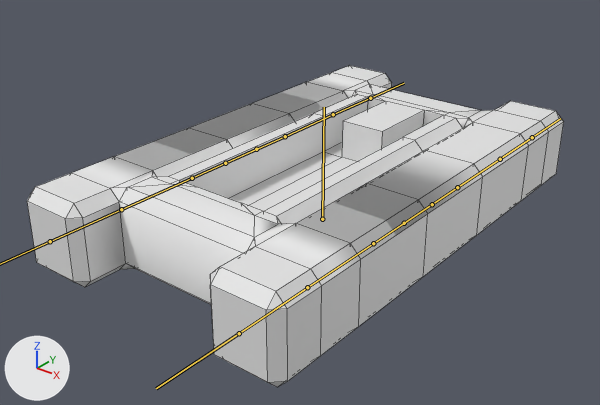
The FBX model Space Rescue/Assets/Art/Models/Companions/Chasis.fbx: old version first, new version second.
One viewpoint serves both versions: a camera (50 mm lens) standing at (11.13, -14.82, 9.44) and looking at (-0.09, -0.8, 0.74). The lights are fixed; the arrows at lower left show +X, +Y and +Z. The bones that bend it are drawn over the model as lines. Mesh edges are drawn as thin lines.

In view in the first picture: 'Robot chasis'.
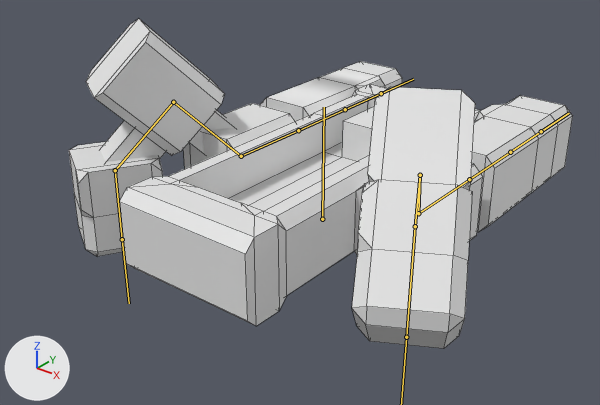
The newer file adds an action. The first version stands in its rest pose; the second is drawn at frame 51 of the action 'Chasis arma|Gun.Inklappen'.

Boxes [x1, y1, x2, y2] around the edits, measured in the pictures (600 x 405 px):
'Robot chasis', posed (6% narrower): before [27, 66, 564, 387]; after [69, 19, 572, 349]
bone 'Back.leg.L', root to tip: before (404, 223) to (457, 187); after (418, 213) to (469, 179)
bone 'Front.leg.L', root to tip: before (432, 204) to (373, 243); after (418, 213) to (420, 175)
bone 'Front.leg.L.001', root to tip: before (373, 243) to (307, 287); after (420, 175) to (415, 226)
bone 'Front.leg.L.002', root to tip: before (307, 287) to (239, 333); after (415, 226) to (406, 337)
bone 'Front.leg.R', root to tip: before (256, 149) to (192, 178); after (241, 156) to (173, 102)
bone 'Front.leg.R.001', root to tip: before (192, 178) to (121, 209); after (173, 102) to (115, 170)
bone 'Front.leg.R.002', root to tip: before (121, 209) to (50, 241); after (115, 170) to (122, 239)
bone 'Back.leg.R', root to tip: before (225, 163) to (285, 136); after (241, 156) to (298, 130)

The change in detail:
Bone 'Back.leg.L' (bone_back_leg_l) moves from (0.0, 0.0, 0.0) to (0.0, 0.6, 0.0).
Bone 'Front.leg.L' (bone_front_leg_l) moves from (0.0, 0.0, 0.0) to (0.0, 0.6, 0.0).
Bone 'Front.leg.L' (bone_front_leg_l) turns from (0, 0, 0) to (45, 0, 29) degrees about its own x, y and z.
Bone 'Front.leg.L.001' (bone_front_leg_l_001) moves from (0.0, 0.0, 0.0) to (0.0, 0.6, 0.0).
Bone 'Front.leg.L.001' (bone_front_leg_l_001) turns from (0, 0, 0) to (-45, 0, 0) degrees about its own x, y and z.
Bone 'Front.leg.L.002' (bone_front_leg_l_002) turns from (0, 0, 0) to (-45, 0, 0) degrees about its own x, y and z.
Bone 'Front.leg.R' (bone_front_leg_r) moves from (0.0, 0.0, 0.0) to (0.0, 0.6, 0.0).
Bone 'Front.leg.R' (bone_front_leg_r) turns from (0, 0, 0) to (45, 0, -30) degrees about its own x, y and z.
Bone 'Front.leg.R.001' (bone_front_leg_r_001) moves from (0.0, 0.0, 0.0) to (0.0, 0.6, 0.0).
Bone 'Front.leg.R.001' (bone_front_leg_r_001) turns from (0, 0, 0) to (-90, 0, 0) degrees about its own x, y and z.
Bone 'Front.leg.R.002' (bone_front_leg_r_002) turns from (0, 0, 0) to (-45, 0, 0) degrees about its own x, y and z.
Bone 'Back.leg.R' (bone_back_leg_r) moves from (0.0, 0.0, 0.0) to (0.0, 0.6, 0.0).
